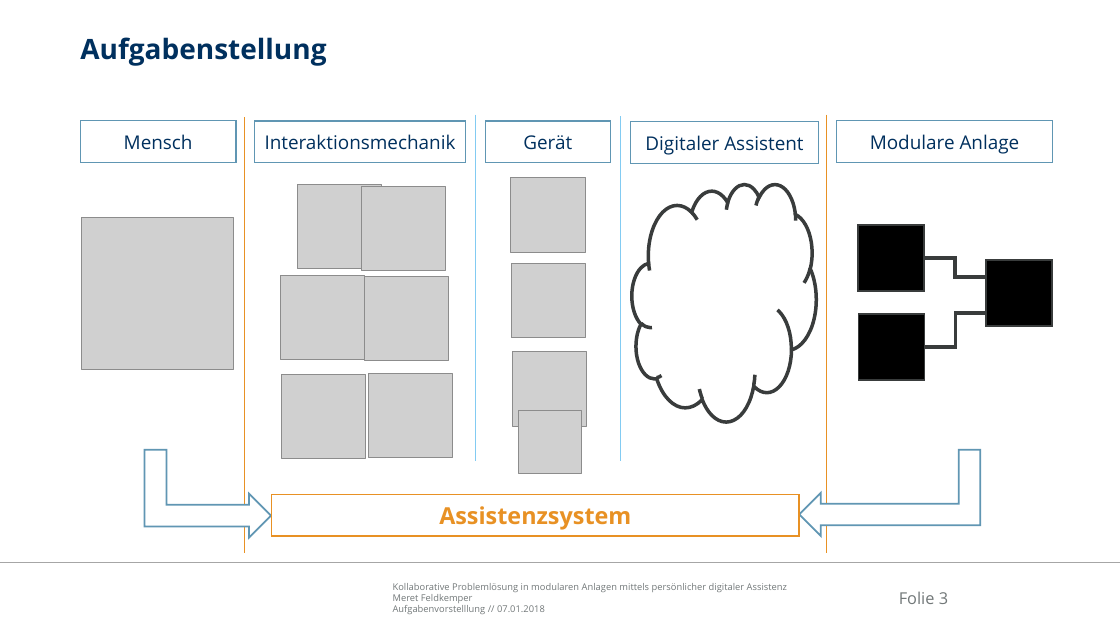
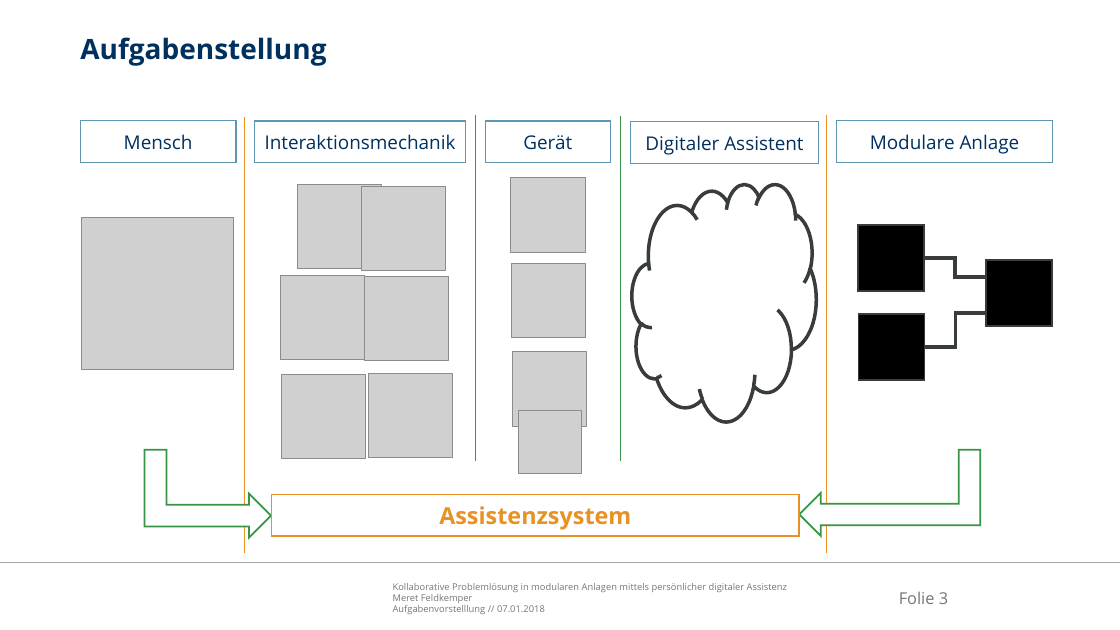
Before and after one commit to Ral3007/Diplomarbeit, a slide deck: slide 3 of Dokumente/Präsentationen/2019-01-07_DA_Feldkemper_Aufgabenvorstellung.pptx. Drawn at 1120x630 pixels with LibreOffice and Linux fonts; fonts in the diff are those of the drawing; grey boxes stand for pictures; background and template pictures are left out. Boxes give left, top, right and bottom in pixels: in the first picture for what was removed or moved away, otherwise in the second. Text is boxed around its words. In the diff, an @@ line names an element or a change of style, - is before the commit and + after.

```diff
--- a/Dokumente/Präsentationen/2019-01-07_DA_Feldkemper_Aufgabenvorstellung.pptx
+++ b/Dokumente/Präsentationen/2019-01-07_DA_Feldkemper_Aufgabenvorstellung.pptx
@@ line (476, 114) - (476, 461): stroke #82CBF2 0.5 pt to #379545 0.5 pt @@
@@ line (621, 116) - (621, 461): stroke #82CBF2 0.5 pt to #379545 0.5 pt @@
@@ bent up arrow at bbox=[145, 450, 271, 538]: outline #6096B3 1.5 pt to #379545 1.5 pt @@
@@ bent up arrow at bbox=[800, 450, 981, 536]: outline #6096B3 1.5 pt to #379545 1.5 pt @@
```
Also in this commit, not shown: 4 other slides changed, 2 slides added, 2 slides removed, 24 other files.
